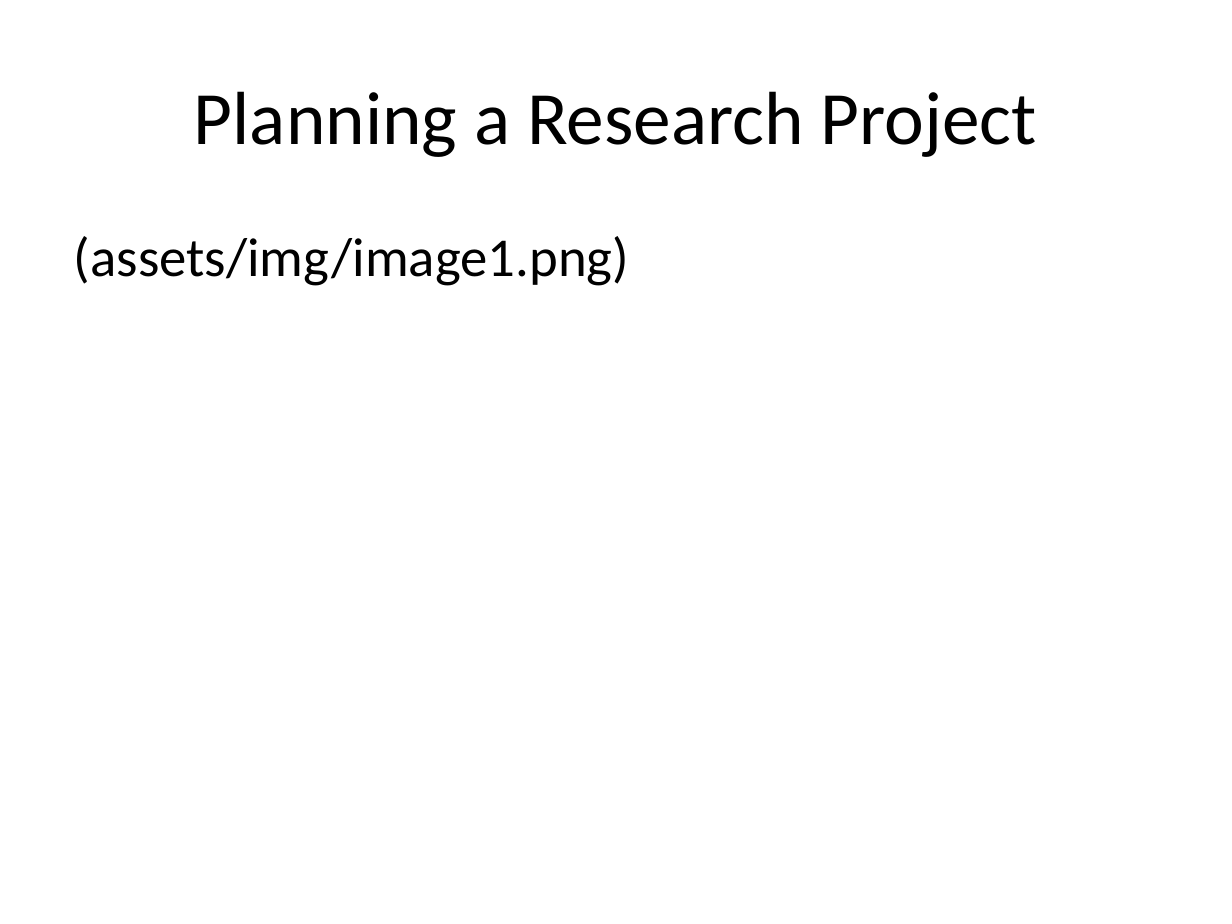
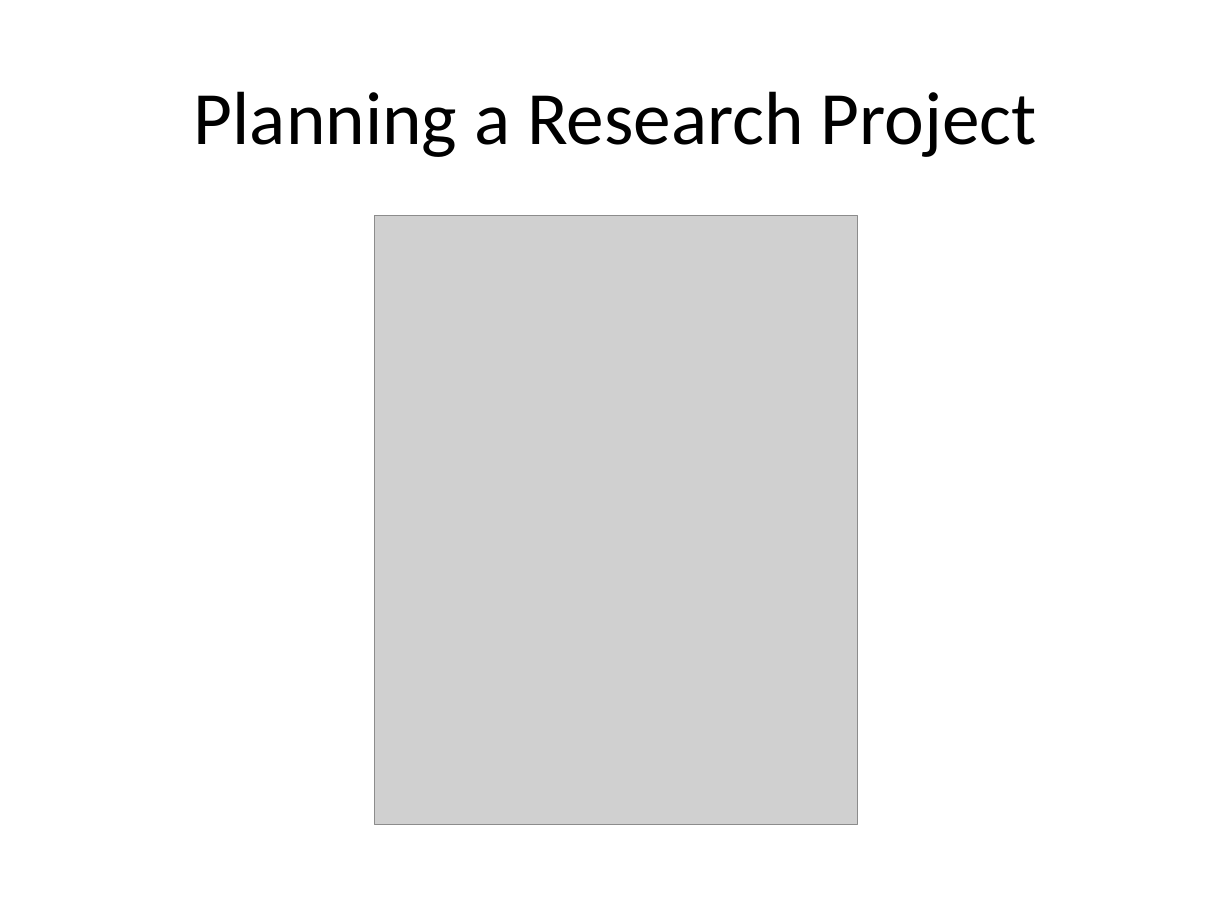
Before and after one commit to classes-medb/5510, a slide deck: slide 5 of src/video-02-planning.pptx. Drawn at 1232x924 pixels with LibreOffice and Linux fonts; fonts in the diff are those of the drawing; grey boxes stand for pictures. Boxes give left, top, right and bottom in pixels: in the first picture for what was removed or moved away, otherwise in the second. Text is boxed around its words. In the diff, an @@ line names an element or a change of style, - is before the commit and + after.

Commit message:
Added images to video-02

```diff
--- a/src/video-02-planning.pptx
+++ b/src/video-02-planning.pptx
@@ text removed at [74, 236, 629, 286] @@
-(assets/img/image1.png)
@@ picture added at [375, 216, 857, 824] @@
```
Also in this commit, not shown: 4 other slides changed, 4 slides added, 1 other file.
